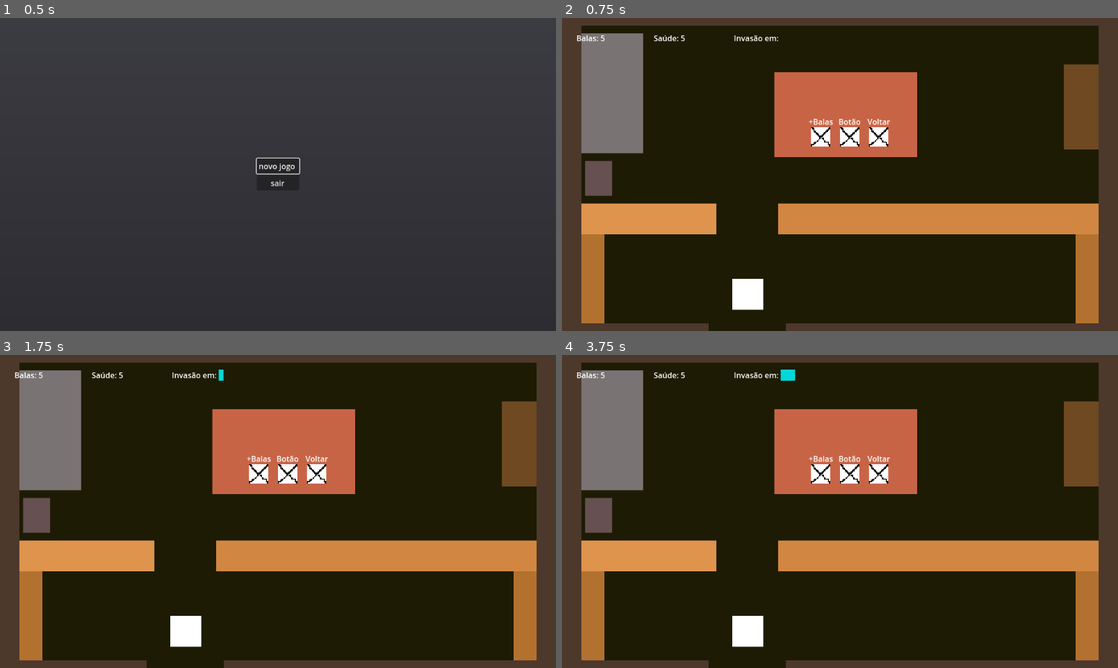
Above: before the commit, frames 1-4 (two rows, left to right).
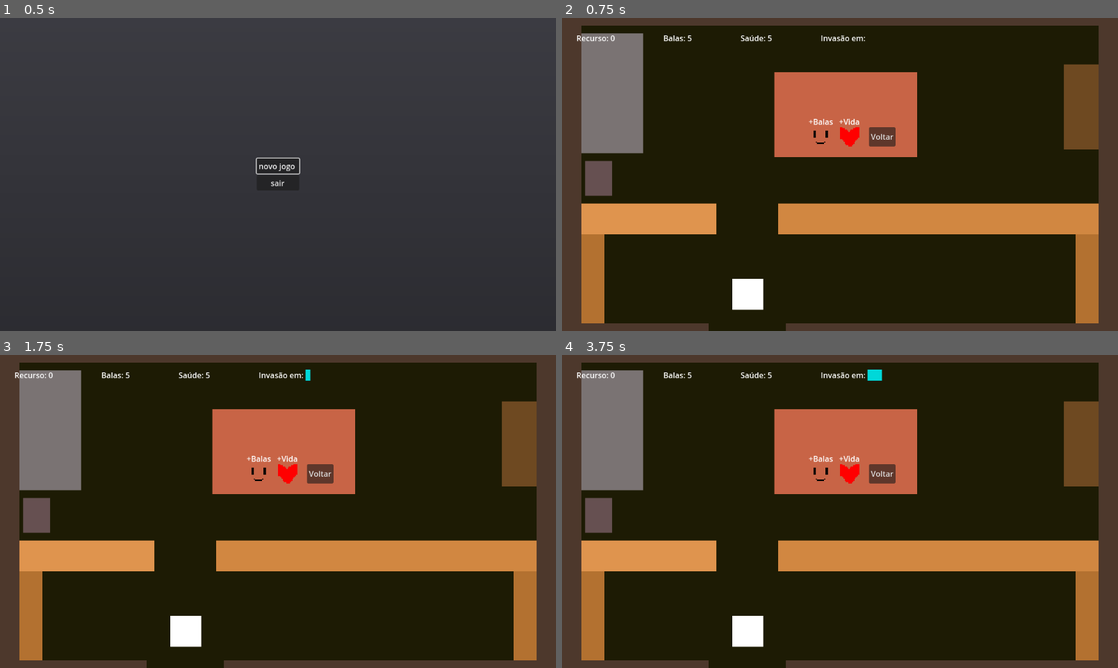
Above: after the commit, the same moments.

Repository: kawasousa/Scary-Jammers
Game: Godot game, scene res://scenes/menu_inicial.tscn
Two runs of this game, one before a commit and one after it. Both use one fixed random seed, a clock stepped at 60 frames per second and the inputs below.
Inputs (mouse positions are in pixels of both pictures, inside the frame that each line leads up to):
- Up to frame 1 (0.5 s): no input
- Up to frame 2 (0.75 s): click "novo jogo" at 0.5 s
- Up to frame 3 (1.75 s): click "+Balas" at 1.25 s
- Up to frame 4 (3.75 s): click (851, 473) at 2 s, where only the run before the commit has a clickable "Botão"; click (851, 473) at 2.75 s, where only the run after the commit has a clickable "+Vida"; click "Voltar" at 3.5 s

Frame 1 is identical in both runs. In frame 2, 1.2% of the frame differs, in the area x 2-60%, y 5-42%; in frame 3, 1.2%; in frame 4, 1.4%, in the area x 2-60%, y 4-42%.

Commit message:
inventory up

Diff:
--- a/Scary Jam/Autoload/Global.gd
+++ b/Scary Jam/Autoload/Global.gd
@@ -13,11 +13,13 @@
 var player_shooots: int
 var player_node
 var player_life: int
+var player_resource: int
 var player_position: Vector2 = Vector2(385, 540)
 var can_spawn_enemies: bool = false
 
 
 func _ready():
+	player_resource = 0
 	player_life = 5
 	player_shooots = 5
 
@@ -48,9 +50,9 @@
 
 func spawn_enemy() -> void:
 	if can_spawn_enemies == true and get_tree().get_nodes_in_group("enemy").size() < 2:
-			for spawn: Marker2D in outdoor_scene_node.get_node("enemy_spawner").get_children():
+			for spawner in outdoor_scene_node.get_node("enemy_spawner").get_children():
 				var enemy = ENEMY_SCENE.instantiate()
-				enemy.global_position = spawn.global_position
+				enemy.global_position = spawner.global_position
 				outdoor_scene_node.get_node("enemy_group").add_child(enemy)
 				enemy.add_to_group("enemy")
 
--- a/Scary Jam/scenes/abstract_item.gd
+++ b/Scary Jam/scenes/abstract_item.gd
@@ -7,5 +7,5 @@
 
 func _on_area_2d_body_entered(body):
 	if body.is_in_group("Player"):
-		Global.player_shooots += 1
+		Global.player_resource += 1
 		queue_free()
--- a/Scary Jam/scenes/hud.tscn
+++ b/Scary Jam/scenes/hud.tscn
@@ -21,6 +21,10 @@
 mouse_filter = 2
 theme_override_constants/separation = 100
 
+[node name="recurso" type="Label" parent="MarginContainer/HBoxContainer"]
+layout_mode = 2
+text = "Recurso: 0"
+
 [node name="bullets_label" type="Label" parent="MarginContainer/HBoxContainer"]
 layout_mode = 2
 size_flags_horizontal = 0
--- a/Scary Jam/scenes/inventory.tscn
+++ b/Scary Jam/scenes/inventory.tscn
@@ -1,10 +1,18 @@
-[gd_scene load_steps=4 format=3 uid="uid://cuwvdickdojxe"]
+[gd_scene load_steps=8 format=3 uid="uid://cuwvdickdojxe"]
 
 [ext_resource type="Theme" uid="uid://c07wpxevc7kyv" path="res://themes/button.tres" id="1_mp32s"]
 [ext_resource type="Script" path="res://script/inventory.gd" id="1_y52ir"]
+[ext_resource type="Texture2D" uid="uid://deejpf5pimjup" path="res://assets/carinha.png" id="3_mb0n8"]
+[ext_resource type="Texture2D" uid="uid://41io85ilblws" path="res://assets/heart.png" id="4_4edqr"]
 
 [sub_resource type="RectangleShape2D" id="RectangleShape2D_i8dxd"]
-size = Vector2(186, 78)
+size = Vector2(189, 78)
+
+[sub_resource type="StyleBoxTexture" id="StyleBoxTexture_dq781"]
+texture = ExtResource("3_mb0n8")
+
+[sub_resource type="StyleBoxTexture" id="StyleBoxTexture_smgq4"]
+texture = ExtResource("4_4edqr")
 
 [node name="inventory" type="Control"]
 layout_mode = 3
@@ -20,7 +28,7 @@
 [node name="Area2D" type="Area2D" parent="."]
 
 [node name="CollisionShape2D" type="CollisionShape2D" parent="Area2D"]
-position = Vector2(81, 36)
+position = Vector2(82.5, 36)
 shape = SubResource("RectangleShape2D_i8dxd")
 
 [node name="HBoxContainer" type="HBoxContainer" parent="."]
@@ -33,6 +41,7 @@
 custom_minimum_size = Vector2(40, 40)
 layout_mode = 2
 theme = ExtResource("1_mp32s")
+theme_override_styles/normal = SubResource("StyleBoxTexture_dq781")
 
 [node name="Label" type="Label" parent="HBoxContainer/Button"]
 layout_mode = 0
@@ -41,26 +50,22 @@
 offset_right = 46.0
 text = "+Balas"
 
-[node name="Button2" type="Button" parent="HBoxContainer"]
+[node name="life" type="Button" parent="HBoxContainer"]
 custom_minimum_size = Vector2(40, 0)
 layout_mode = 2
 theme = ExtResource("1_mp32s")
+theme_override_styles/normal = SubResource("StyleBoxTexture_smgq4")
 
-[node name="Label" type="Label" parent="HBoxContainer/Button2"]
-offset_left = -3.0
+[node name="life" type="Label" parent="HBoxContainer/life"]
+offset_left = -2.0
 offset_top = -23.0
-offset_right = 43.0
-text = "Botão"
+offset_right = 44.0
+text = "+Vida"
 
 [node name="quit" type="Button" parent="HBoxContainer"]
 custom_minimum_size = Vector2(40, 0)
 layout_mode = 2
 theme = ExtResource("1_mp32s")
-
-[node name="quit" type="Label" parent="HBoxContainer/quit"]
-offset_left = -3.0
-offset_top = -23.0
-offset_right = 44.0
 text = "Voltar"
 
 [connection signal="body_entered" from="Area2D" to="." method="_on_area_2d_body_entered"]
--- a/Scary Jam/script/hud.gd
+++ b/Scary Jam/script/hud.gd
@@ -3,17 +3,17 @@
 @onready var bullets_label: Label = $MarginContainer/HBoxContainer/bullets_label
 @onready var player_life_label: Label = $MarginContainer/HBoxContainer/player_life
 @onready var hour_rect: ColorRect = $MarginContainer/HBoxContainer/HBoxContainer/hour_rect
+@onready var recurso_label: Label = $MarginContainer/HBoxContainer/recurso
 
 
 func _ready():
 	Global.hud_node = self
-	bullets_label.text = "Balas: " + str(Global.get_bullet())
-	player_life_label.text = "Saúde: " + str(Global.player_life)
 
 func _process(_delta):
 	update_satisfaction_label()
 	update_hour()
 	update_player_life_label()
+	update_resource_label()
 
 func update_satisfaction_label() -> void:
 	var satisfaction = Global.get_bullet()
@@ -26,3 +26,6 @@
 
 func update_player_life_label() -> void:
 	player_life_label.text = "Saúde: " + str(Global.player_life)
+
+func update_resource_label() -> void:
+	recurso_label.text = "Recurso: " + str(Global.player_resource)
--- a/Scary Jam/script/inventory.gd
+++ b/Scary Jam/script/inventory.gd
@@ -3,8 +3,9 @@
 @onready var button = $HBoxContainer/Button
 
 func _on_button_pressed():
-	Global.player_shooots += 1
-
+	if Global.player_resource > 0:
+			Global.player_resource -= 1
+			Global.player_shooots += 1
 
 func _on_area_2d_body_entered(body):
 	if body.is_in_group("Player"):
@@ -13,3 +14,5 @@
 
 func _on_quit_pressed():
 	Global.player_node.can_move = true
+	for button in get_node("HBoxContainer").get_children():
+		button.release_focus()
--- a/Scary Jam/themes/button.tres
+++ b/Scary Jam/themes/button.tres
@@ -1,9 +1,3 @@
-[gd_resource type="Theme" load_steps=3 format=3 uid="uid://c07wpxevc7kyv"]
-
-[ext_resource type="Texture2D" uid="uid://bl4ff0yvt6ebw" path="res://assets/button.png" id="1_jxlew"]
-
-[sub_resource type="StyleBoxTexture" id="StyleBoxTexture_fxdch"]
-texture = ExtResource("1_jxlew")
+[gd_resource type="Theme" format=3 uid="uid://c07wpxevc7kyv"]
 
 [resource]
-Button/styles/normal = SubResource("StyleBoxTexture_fxdch")
Binary file added: Scary Jam/assets/heart.png
Not shown, added: Scary Jam/assets/heart.png.import
